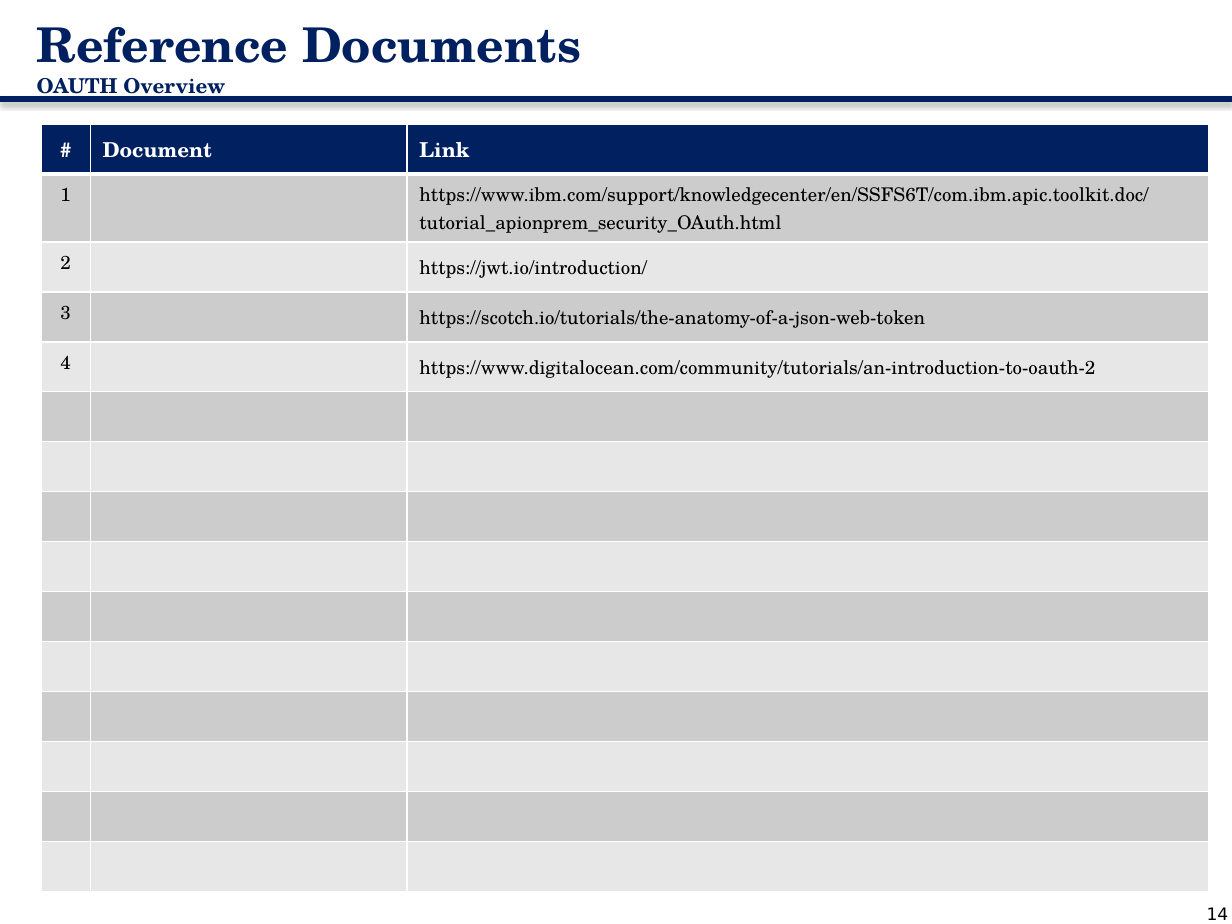
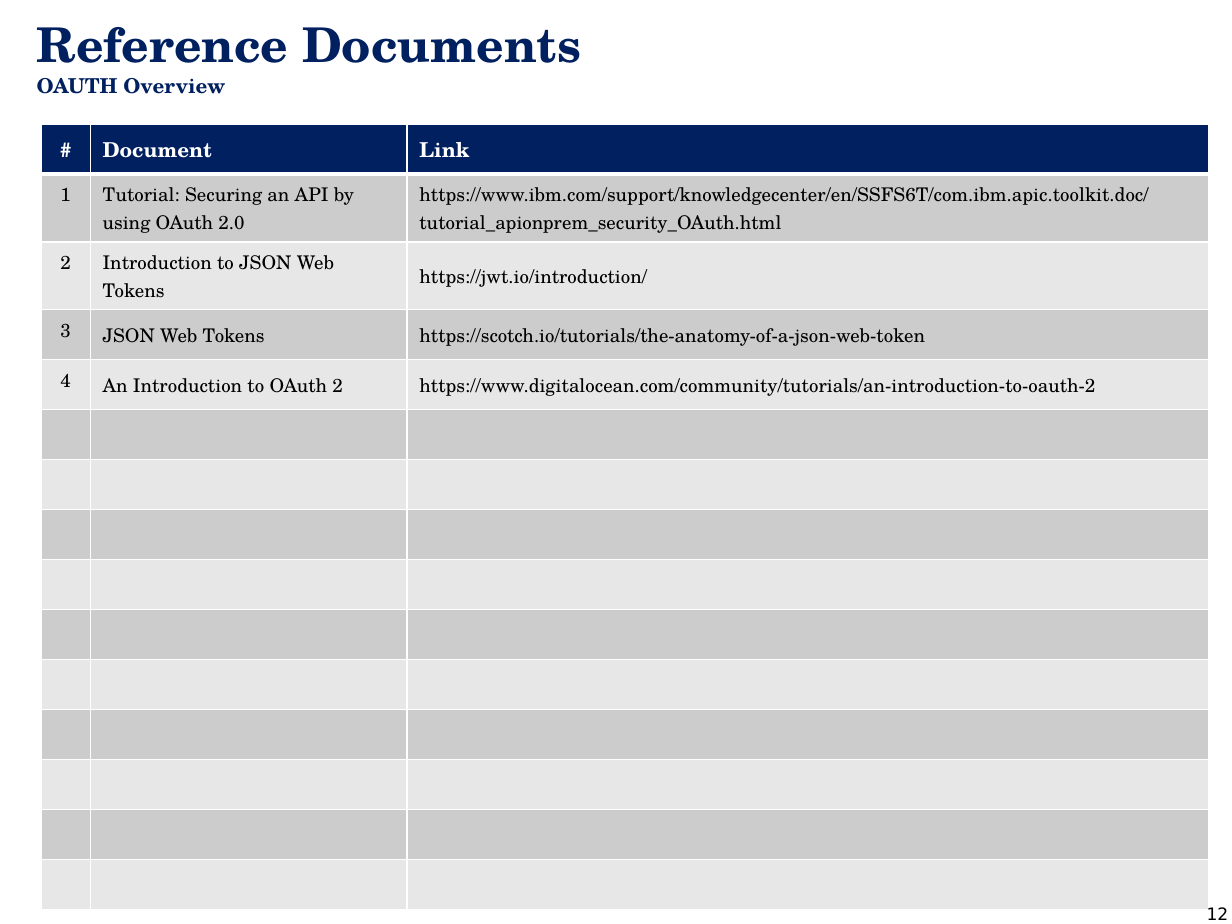
Before and after one commit to ramamenda/Security, a slide deck: slide 12 of OAUTH 2 Overview.pptx (slide 14 before the commit). Drawn at 1232x924 pixels with LibreOffice and Linux fonts; fonts in the diff are those of the drawing. Boxes give left, top, right and bottom in pixels: in the first picture for what was removed or moved away, otherwise in the second. Text is boxed around its words. In the diff, an @@ line names an element or a change of style, - is before the commit and + after.

```diff
--- a/OAUTH 2 Overview.pptx
+++ b/OAUTH 2 Overview.pptx
@@ line removed from (0, 99) to (1232, 99) @@
@@ table at (41,124,1209,885) @@
-row 2, column 2: 
+row 2, column 2: Tutorial: Securing an API by using OAuth 2.0
-row 3, column 2: 
+row 3, column 2: Introduction to JSON Web Tokens
-row 4, column 2: 
+row 4, column 2: JSON Web Tokens
-row 5, column 2: 
+row 5, column 2: An Introduction to OAuth 2
@@ page number at (1207,907,1229,920): text changed @@
-14
+12
```
Also in this commit, not shown: 10 other slides changed, 2 slides removed.
